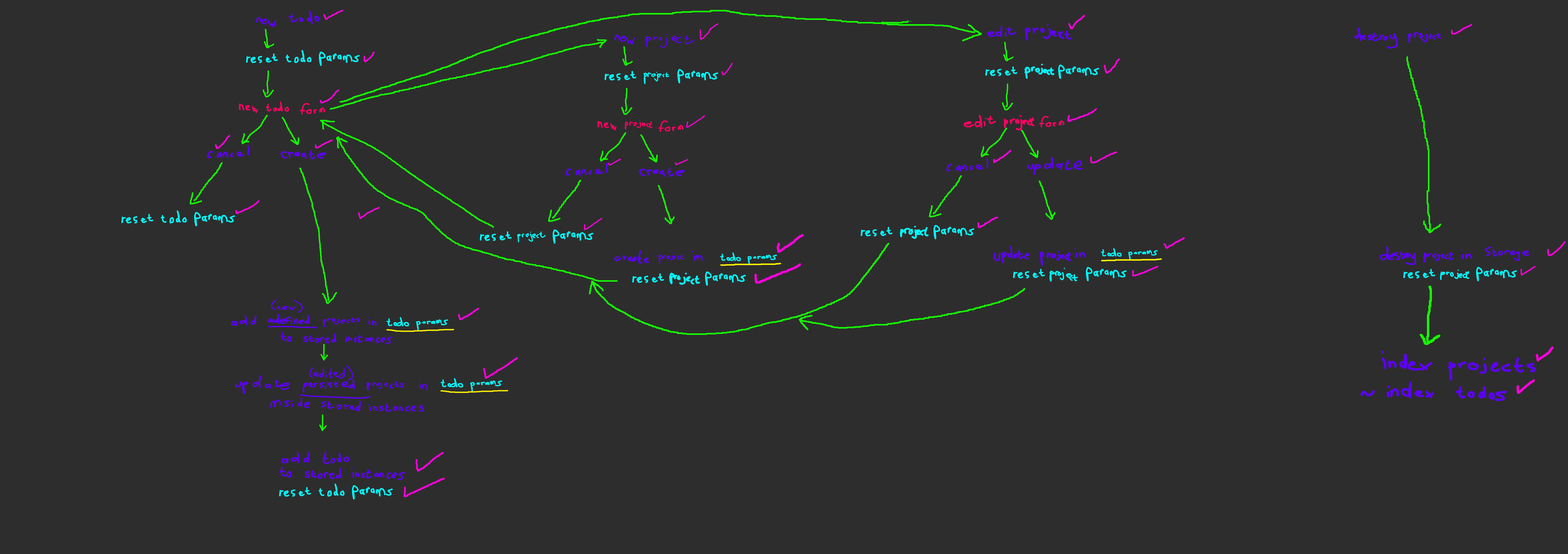
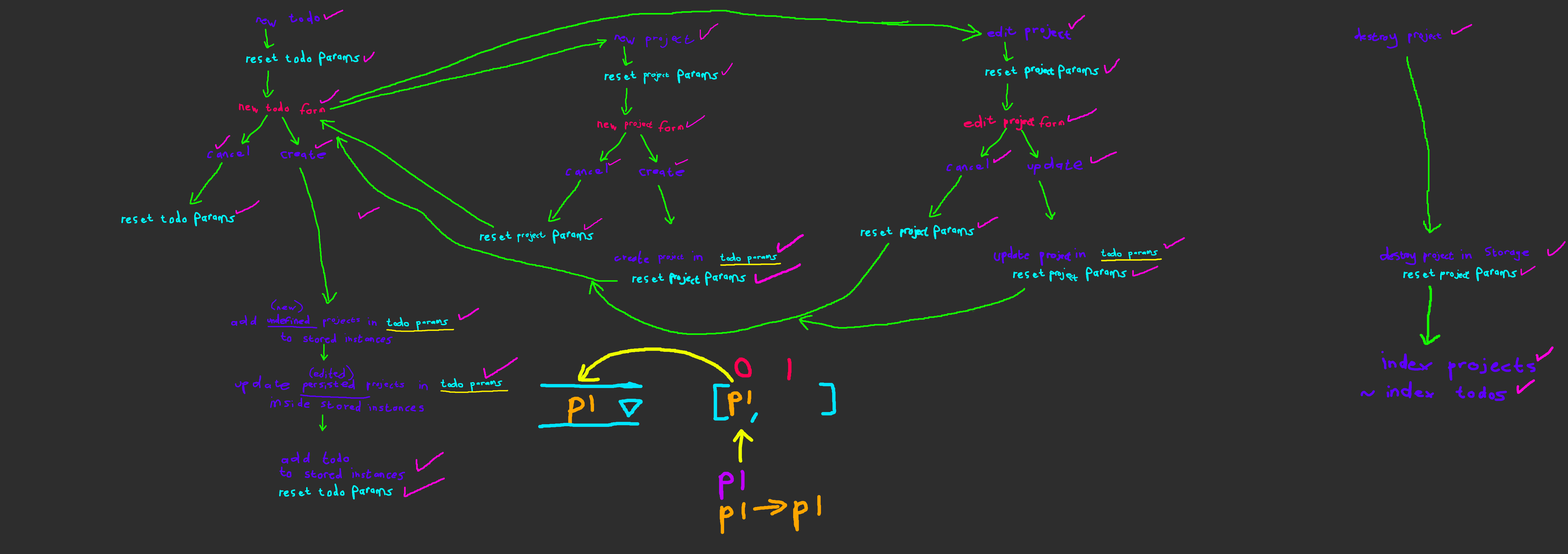
The second 1568 × 554 image is a revision of the first. Changes to its layers:
added layer "Paint Layer 3" above "Paint Layer 1" over <box>538,347,837,535</box>
painted on "Paint Layer 1" over <box>538,347,837,535</box>
